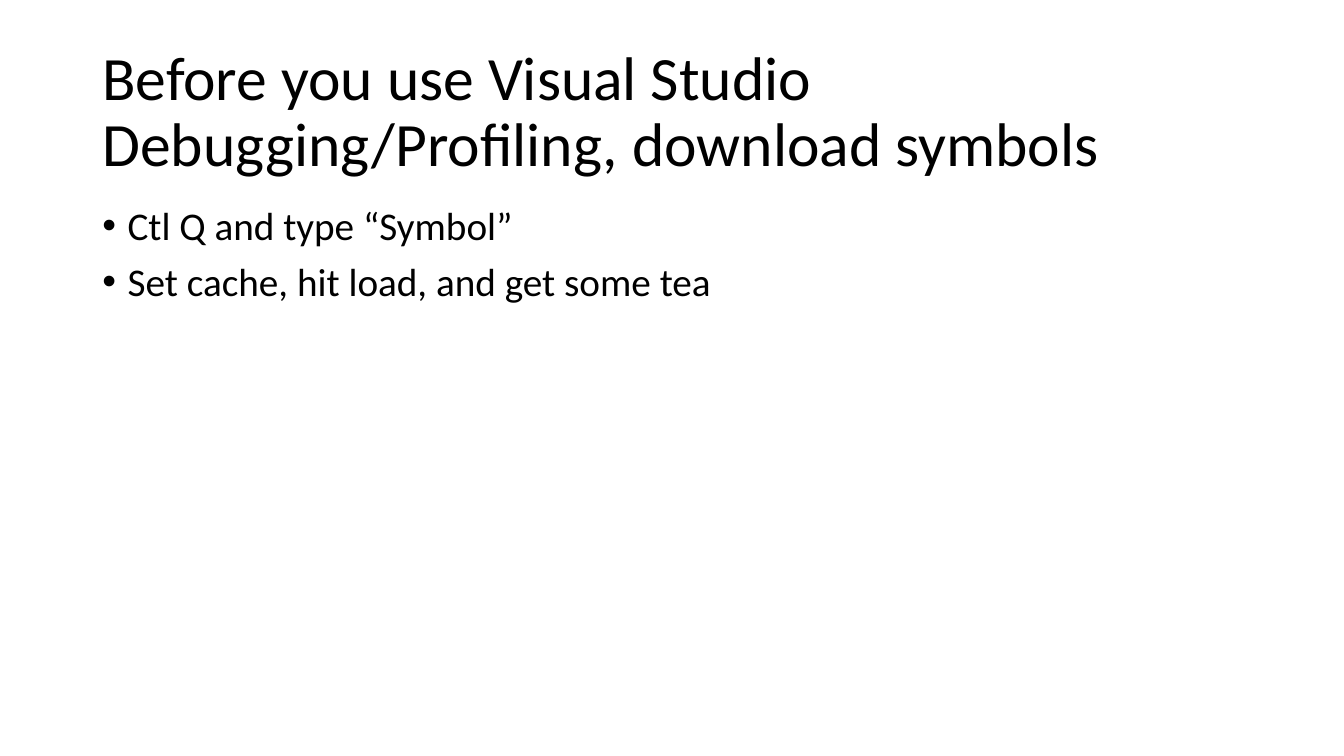
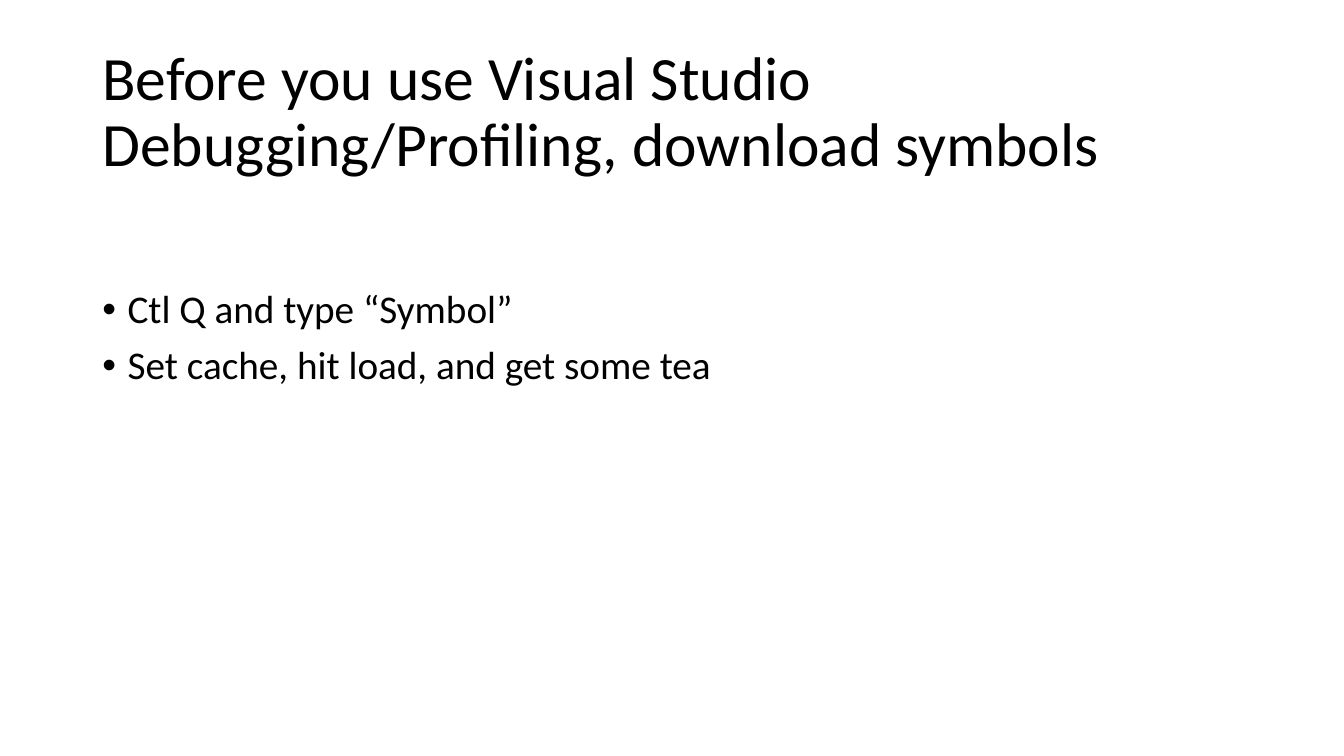
Before and after one commit to KathleenDollard/talks-debugging, a slide deck: slide 27 of Debugging.pptx (slide 29 before the commit). Drawn at 1344x756 pixels with LibreOffice and Linux fonts; fonts in the diff are those of the drawing. Boxes give left, top, right and bottom in pixels: in the first picture for what was removed or moved away, otherwise in the second. Text is boxed around its words. In the diff, an @@ line names an element or a change of style, - is before the commit and + after.

```diff
--- a/Debugging.pptx
+++ b/Debugging.pptx
@@ text "Ctl Q and type “Symbol”": place and size @@
-text "Ctl Q and type “Symbol”" at (128, 212, 711, 303)
+text "Ctl Q and type “Symbol”" at (128, 295, 711, 386)
```
Also in this commit, not shown: 3 other slides changed, 2 slides added, 2 slides removed, 1 other file.
